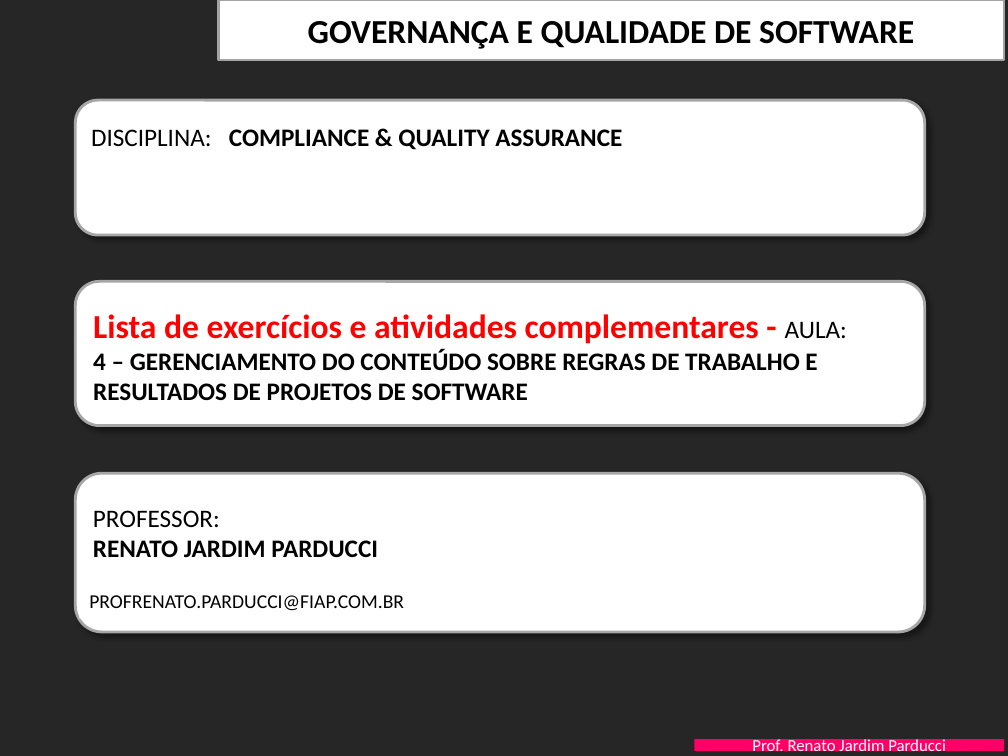
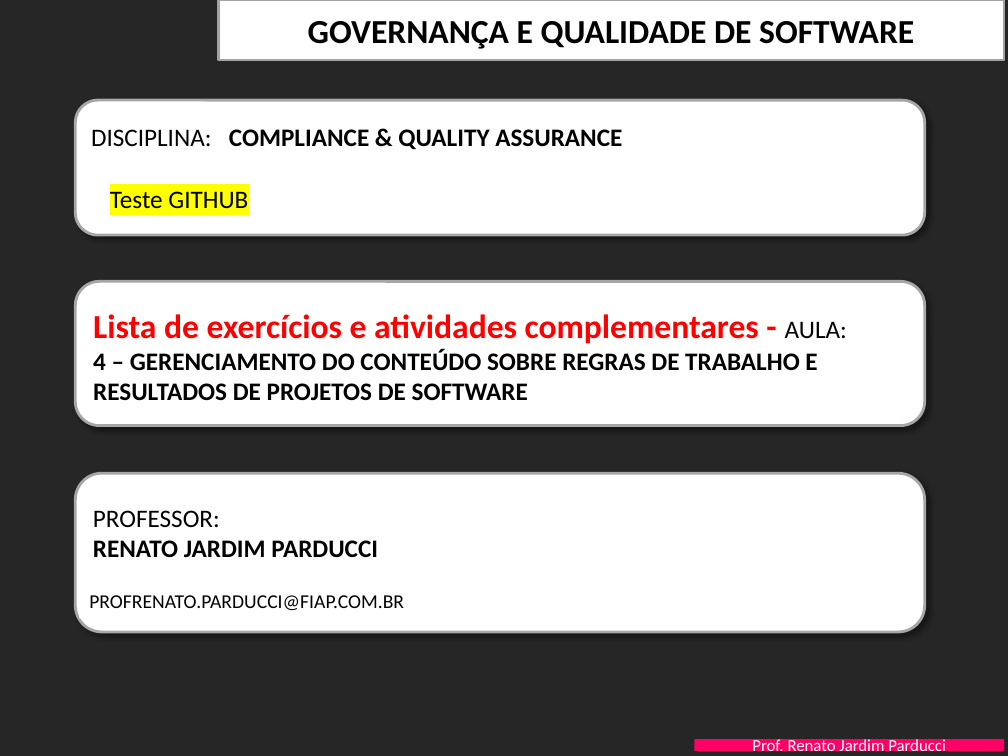
Before and after one commit to LuizaNs/2TDSPM-ExemploGitHub2024, a slide deck: slide 1 of DocumentacaoProjeto/FIAP-QualidProjSW-Aula-4-AdministracaoConteudo- EXERCICIOS.pptx. Drawn at 1008x756 pixels with LibreOffice and Linux fonts; fonts in the diff are those of the drawing; background and template pictures are left out. Boxes give left, top, right and bottom in pixels: in the first picture for what was removed or moved away, otherwise in the second. Text is boxed around its words. In the diff, an @@ line names an element or a change of style, - is before the commit and + after.

Commit message:
Atualizando o arquivo PITCH

```diff
--- a/DocumentacaoProjeto/FIAP-QualidProjSW-Aula-4-AdministracaoConteudo- EXERCICIOS.pptx
+++ b/DocumentacaoProjeto/FIAP-QualidProjSW-Aula-4-AdministracaoConteudo- EXERCICIOS.pptx
@@ text added at (110, 191, 248, 209), 18 pt, text #000000 @@
+Teste GITHUB
```
